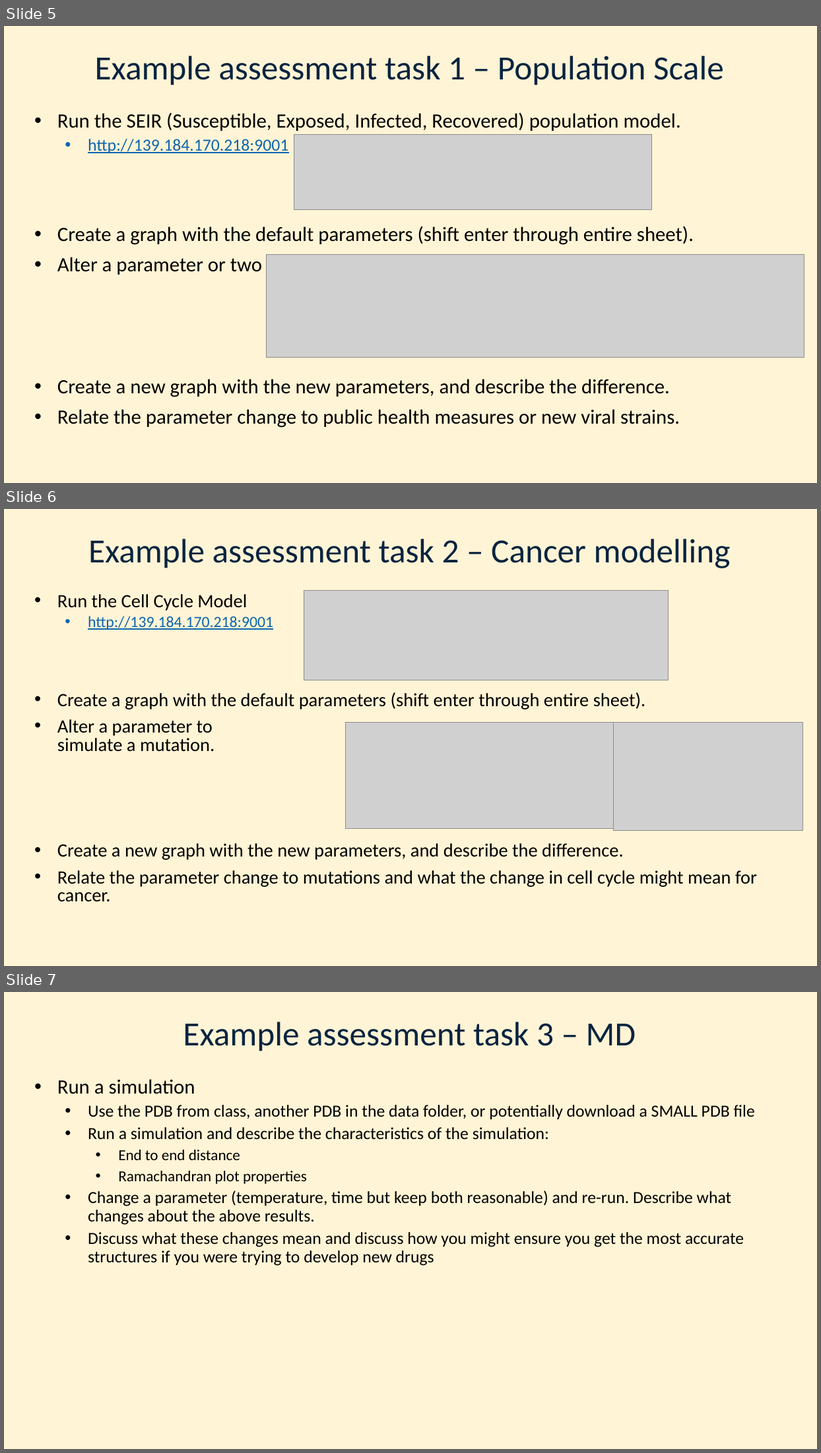
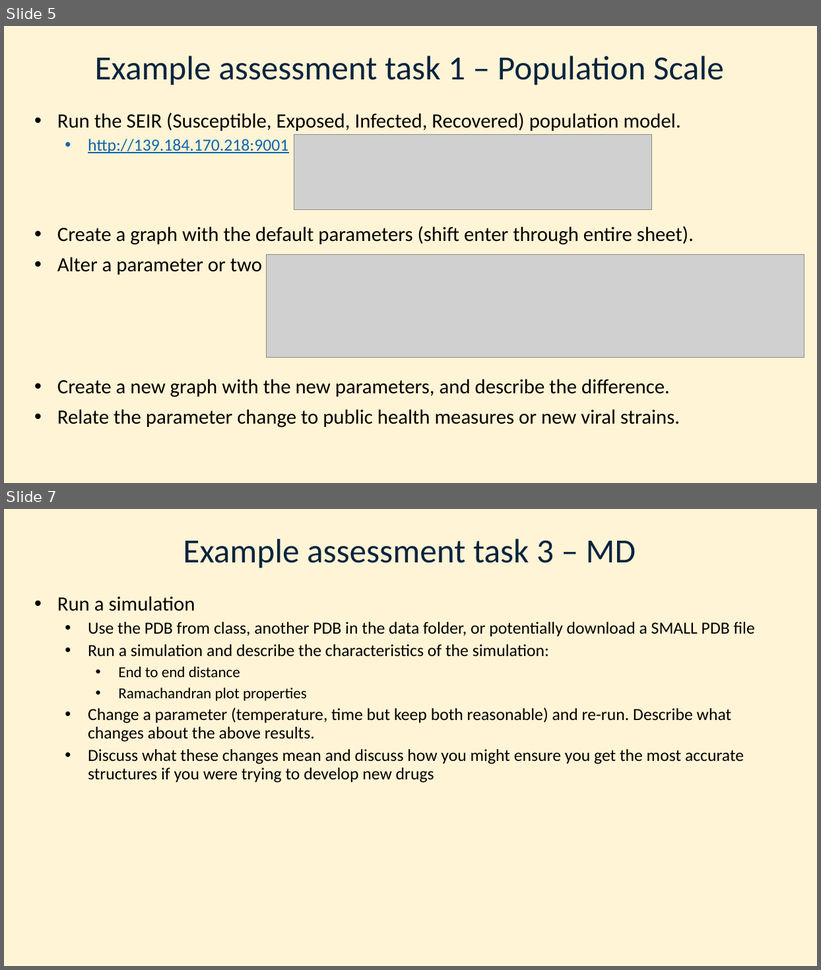
Before and after one commit to SiFTW/MitchellLabWebsite, a slide deck: content/post/teaching/Week6-summary.pptx. Shown one above the other, each under a label of ours: slides 5, 6 and 7 before the commit, slides 5 and 7 after it; the slides between them are not shown. The pictures are 821x1453 and 821x970 pixels, drawn with LibreOffice and Linux fonts; fonts in the diff are those of the drawing; grey boxes stand for pictures; background and template pictures are left out. Boxes give left, top, right and bottom in pixels: in the first picture for what was removed or moved away, otherwise in the second. Text is boxed around its words. In the diff, an @@ line names an element or a change of style, - is before the commit and + after.

```diff
--- a/content/post/teaching/Week6-summary.pptx
+++ b/content/post/teaching/Week6-summary.pptx
@@ slide 6 removed at <box>4,509,817,966</box>, background #FFF4D5 @@
@@ title removed at <box>88,539,731,568</box> @@
-Example assessment task 2 – Cancer modelling
@@ text removed at <box>57,594,757,902</box> @@
-• Run the Cell Cycle Model
-  • http://139.184.170.218:9001
-• Create a graph with the default parameters (shift enter through entire sheet).
-• Alter a parameter to
-  simulate a mutation.
-• Create a new graph with the new parameters, and describe the difference.
-• Relate the parameter change to mutations and what the change in cell cycle might mean for cancer.
@@ picture removed at <box>304,590,668,680</box> @@
@@ picture removed at <box>346,722,613,828</box> @@
@@ picture removed at <box>613,722,803,830</box> @@
```
Also in this commit, not shown: 2 slides changed, 1 slide added.
